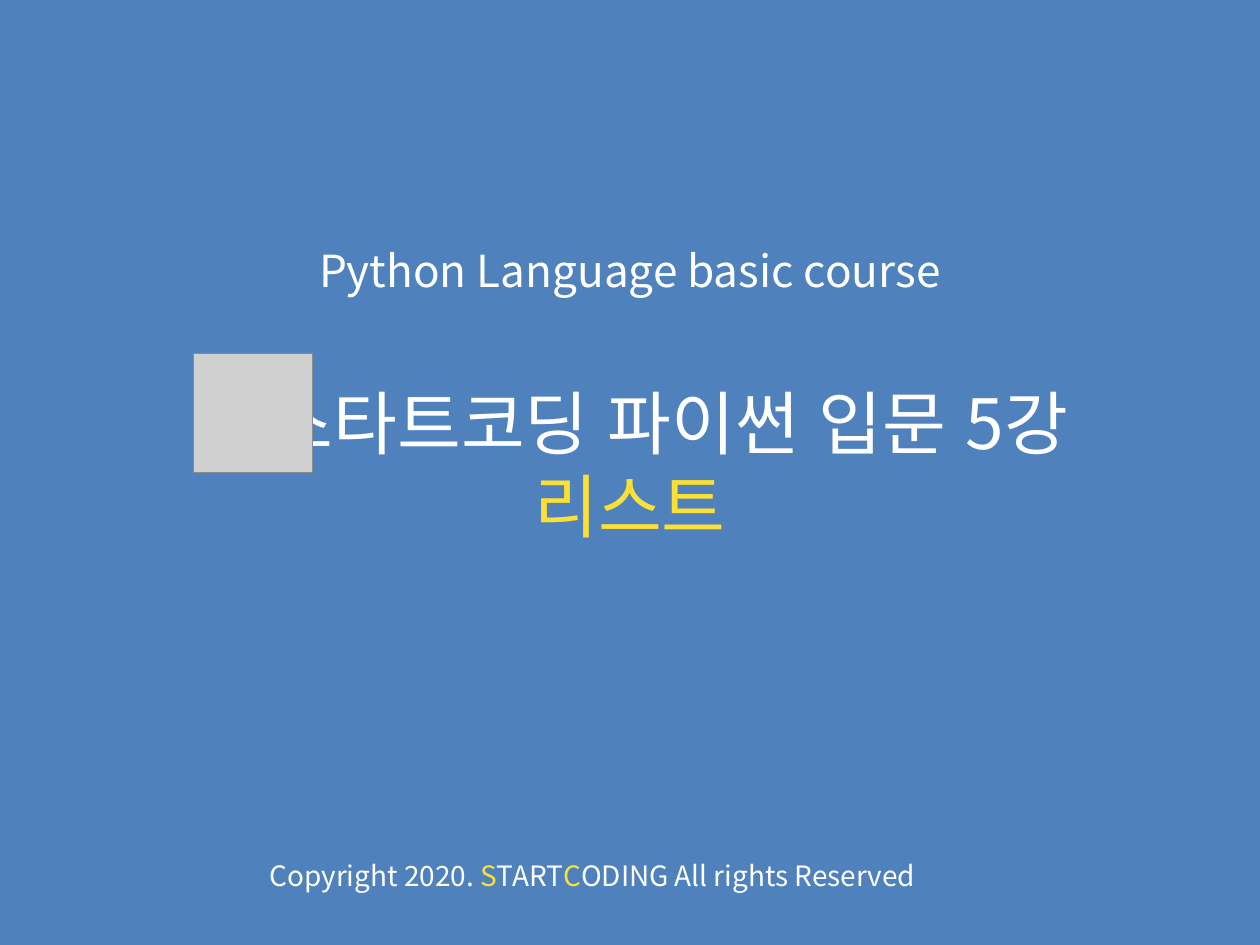
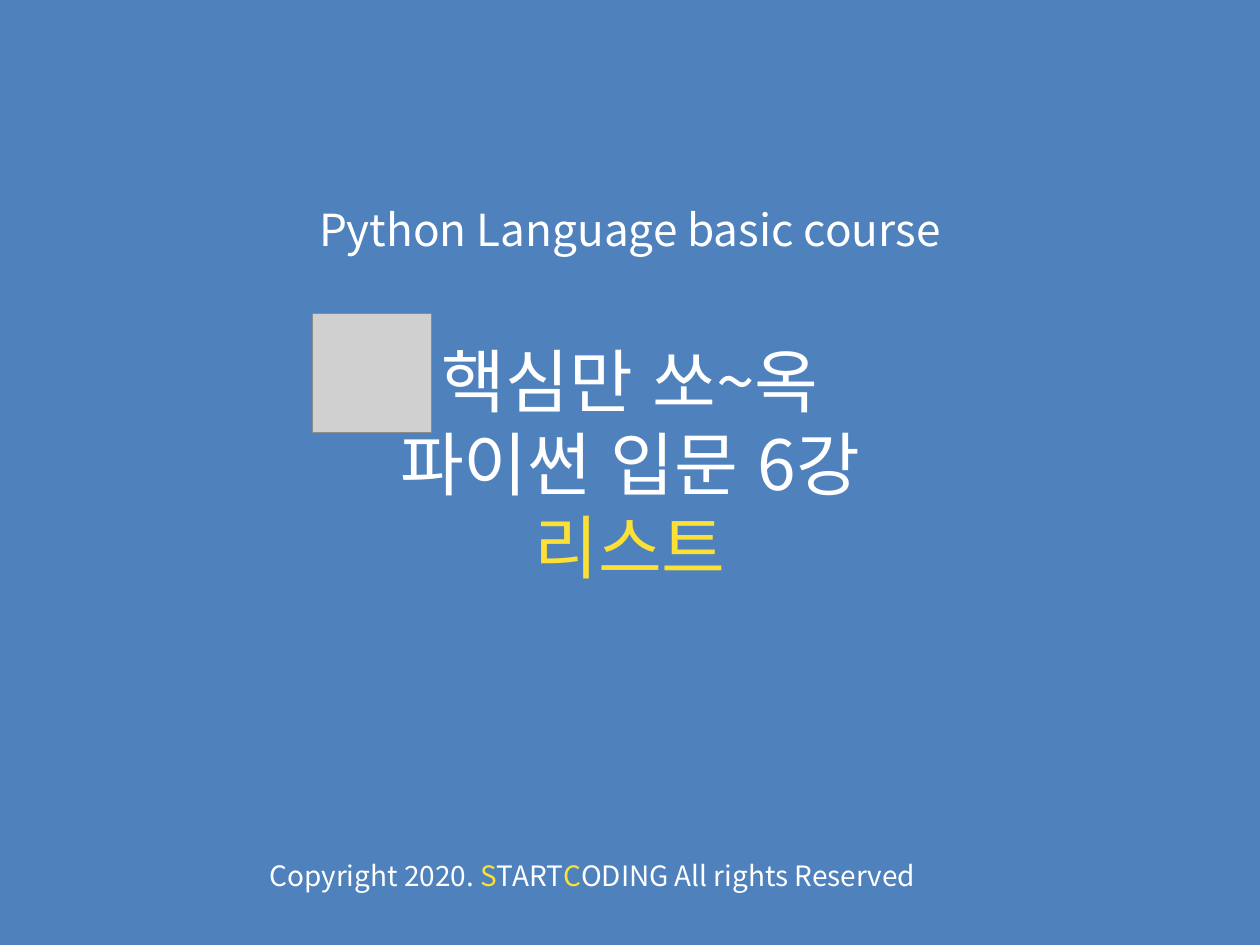
Before and after one commit to kwonkijun/python, a slide deck: slide 1 of 파이썬기초(PPT)/파이썬 기초 6강_리스트.pptx. Drawn at 1260x945 pixels with LibreOffice and Linux fonts; fonts in the diff are those of the drawing; grey boxes stand for pictures. Boxes give left, top, right and bottom in pixels: in the first picture for what was removed or moved away, otherwise in the second. Text is boxed around its words. In the diff, an @@ line names an element or a change of style, - is before the commit and + after.

```diff
--- a/파이썬기초(PPT)/파이썬 기초 6강_리스트.pptx
+++ b/파이썬기초(PPT)/파이썬 기초 6강_리스트.pptx
@@ title at (x1=319, y1=211, x2=941, y2=579): text changed @@
-Python Language basic course
-스타트코딩 파이썬 입문 5강
-리스트
+Python Language basic course
+핵심만 쏘~옥
+파이썬 입문 6강
+리스트
@@ picture moved from (x1=194, y1=354, x2=312, y2=472) to (x1=312, y1=314, x2=431, y2=432) @@
```
Also in this commit, not shown: 15 other files.
